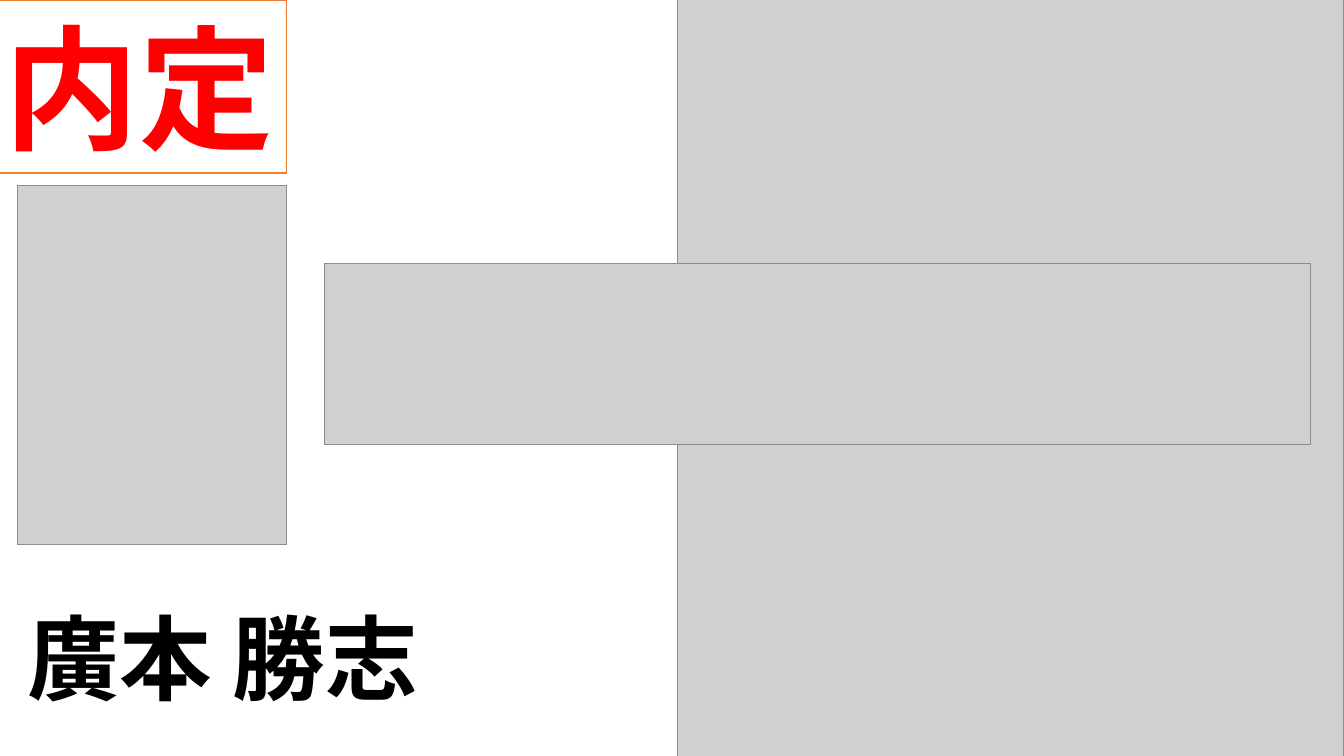
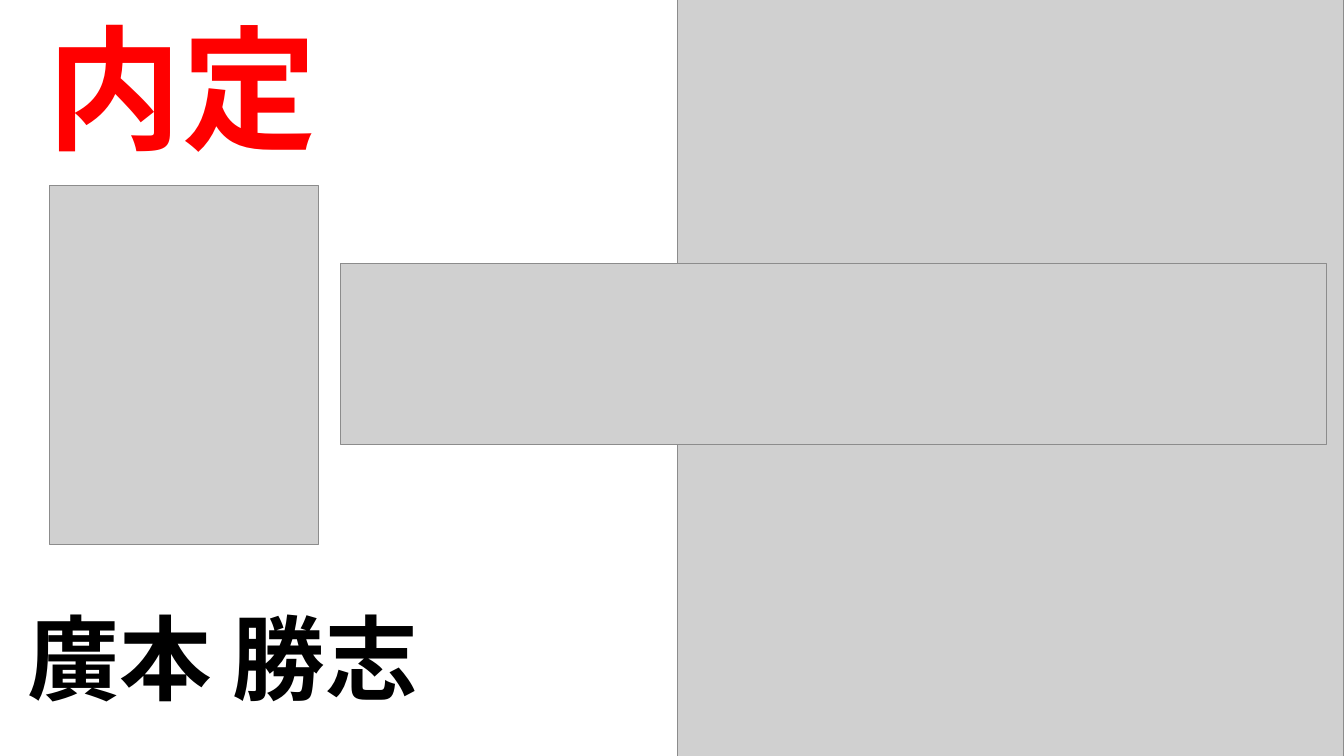
Before and after one commit to OharaTaroFic/GameExam, a slide deck: slide 1 of 内定者スライド.pptx (slide 2 before the commit). Drawn at 1344x756 pixels with LibreOffice and Linux fonts; fonts in the diff are those of the drawing; grey boxes stand for pictures. Boxes give left, top, right and bottom in pixels: in the first picture for what was removed or moved away, otherwise in the second. Text is boxed around its words. In the diff, an @@ line names an element or a change of style, - is before the commit and + after.

```diff
--- a/内定者スライド.pptx
+++ b/内定者スライド.pptx
@@ text "内定" moved from (x1=0, y1=0, x2=286, y2=173) to (x1=48, y1=24, x2=317, y2=152) @@
@@ text "内定" at (x1=48, y1=24, x2=317, y2=152): fill #FFFFFF to none; outline #ED7D31 1 pt to none @@
@@ picture moved from (x1=17, y1=186, x2=286, y2=544) to (x1=49, y1=186, x2=319, y2=544) @@
@@ picture moved from (x1=325, y1=263, x2=1311, y2=444) to (x1=341, y1=263, x2=1327, y2=444) @@
```
Also in this commit, not shown: 2 slides added, 1 slide removed.
